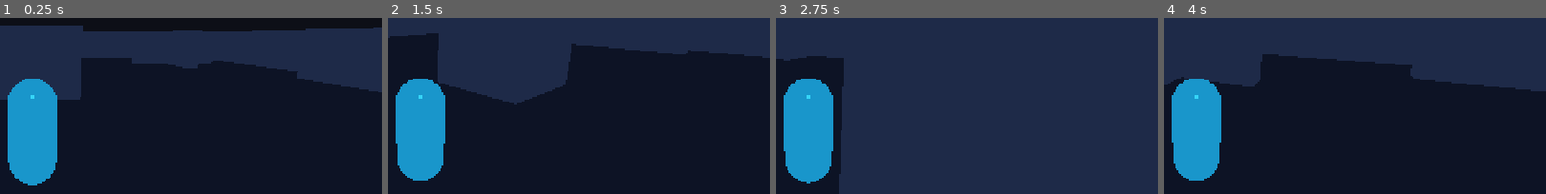
Above: before the commit, frames 1-4 (left to right).
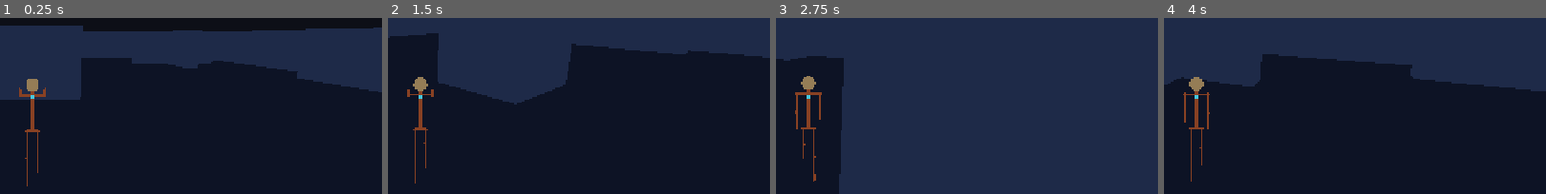
Above: after the commit, the same moments.

Repository: TCOTC/stick-skirmish
Game: Godot game, scene res://scenes/main.tscn
Same seed, same stepped clock (60 frames per second), same inputs: the game is played once before the commit and once after it.
Inputs (mouse positions are % of the whole screen's width and height, from its top left):
- Up to frame 1 (0.25 s): no input
- Up to frame 2 (1.5 s): move the mouse to (72, 33) at 0.52 s; hold D (move_right) 0.53-1.28 s; right-click (72, 33) at 0.6 s; click (72, 33) at 0.67 s; tap Space (jump) at 0.77 s; move the mouse to (45, 40) at 1.27 s; hold W (move_forward) from 1.28 s (still down); tap Shift (dash) at 1.35 s
- Up to frame 3 (2.75 s): keep holding W (move_forward); tap Space (jump) at 1.52 s; move the mouse to (52, 37) at 2.02 s; click (52, 37) at 2.1 s
- Up to frame 4 (4 s): keep holding W (move_forward); move the mouse to (49, 41) at 2.77 s; right-click (49, 41) at 2.85 s; click (49, 41) at 2.92 s; tap Space (jump) at 3.02, 3.77 s; move the mouse to (57, 41) at 3.52 s; tap Shift (dash) at 3.6 s
The pictures show only the part of the screen within x 46-96%, y 17-67%; the shares and areas given below are measured in that part.

The runs differ from the first frame. In frame 1, 7.0% of the frame differs, in the area x 2-15%, y 34-96%; in frame 2, 6.7%; in frame 3, 6.9%; in frame 4, 6.7%.

Commit message:
火柴人角色：骨骼绑定的走路 / 跳跃动画 + 两套样式
角色换成骨骼绑定的火柴人（scripts/stick_figure.gd）：Skeleton3D 承载 12 根骨骼，
每根骨头由 BoneAttachment3D 挂网格，旋转骨骼就是摆动肢体。替身也用同一个组件，
只是样式序号按对方的进入顺序取。碰撞胶囊保持原样，只换了外观。

身体必须是**连成一体**的。只把四肢做成各自独立的竖杆，画面上会得到
"头浮在躯干上方、手臂和腿是与躯干平行的两根悬空细杆"的角色。所以除了竖杆还有：

- 骨盆横杆：把两条大腿接到躯干下端
- 肩横杆：把两条手臂接到躯干上端
- 关节球 8 个：填住两段圆柱转动时裂开的 V 形缝（肩、肘、髋、膝）

动画按移动速度直接算骨骼角度，不用 AnimationPlayer：步态需要随速度连续变化
（走得快摆幅就大），用轨道资源是先量化再插值，反而更绕；而且轨道路径写错了
不会报错，只是不生效，很难发现。摆幅取自水平速度，所以慢走与快跑是连续过渡的，
停住后摆幅衰减到 0 回到直立。

两套样式按**进入房间的顺序**分配：中继下发的编号是全局递增的，所以同一房间内
编号的大小关系就是先后顺序；把已知编号排序，各自的位次就是样式序号，
两个客户端算出来必然一致。

  ember  橙红，细杆较粗，球形头
  frost  青蓝，细杆较细，方形头，多一条胸前横带

头部前方有一个小朝向标记方块——火柴人的杆是轴对称的，没有它就分不出面朝哪边。

途中踩到并修掉的坑（都记进了文档）：

- Skeleton3D 的 rest 与 pose 是两回事。add_bone() 把两者都设成单位矩阵，
  set_bone_rest() 只改 rest，而 BoneAttachment3D 跟随的是 pose。只设 rest 时
  所有骨头堆在骨骼原点，角色缩成一团（实测头在 1.04 米、脚在 0.70 米），
  而骨骼数量、网格数量、关节角度全都"正常"，只有实际位置暴露得出来。
- 同一根骨头只留一个 BoneAttachment3D。每个网格各建一个时，同一骨骼的多个附件
  会在按骨骼统计网格时彼此覆盖，节点数也平白翻倍。
- Y 方向约定：躯干从骨盆向上长，四肢从骨骼原点向下垂。偏移符号写反不报错，
  只是那一段挂到身体外面——实测躯干杆跑到骨盆下方、胸前横带横架在两条大腿上。
- spine 的原点与 hips 重合（都在骨盆），这样前倾围绕骨盆转；原点若在躯干中段，
  前倾时下半截会向后甩，与骨盆、大腿之间裂开约 3.5 厘米的缝。

自检见 tools/stick-check.gd（27 项，结构、相接、件数都对两套样式各验一遍）。

Diff:
--- a/scenes/main.tscn
+++ b/scenes/main.tscn
@@ -15,13 +15,6 @@
 radius = 0.4
 height = 1.8
 
-[sub_resource type="CapsuleMesh" id="CapsuleMesh_1"]
-radius = 0.4
-height = 1.8
-
-[sub_resource type="StandardMaterial3D" id="StandardMaterial3D_1"]
-albedo_color = Color(0.23, 0.88, 1, 1)
-
 [node name="Main" type="Node3D"]
 
 [node name="WorldEnvironment" type="WorldEnvironment" parent="."]
@@ -37,11 +30,6 @@
 [node name="Player" type="CharacterBody3D" parent="." groups=["player"]]
 transform = Transform3D(1, 0, 0, 0, 1, 0, 0, 0, 1, 0, 1, 9)
 script = ExtResource("2_player")
-
-[node name="Body" type="MeshInstance3D" parent="Player"]
-transform = Transform3D(1, 0, 0, 0, 1, 0, 0, 0, 1, 0, 0.9, 0)
-mesh = SubResource("CapsuleMesh_1")
-material_override = SubResource("StandardMaterial3D_1")
 
 [node name="Shape" type="CollisionShape3D" parent="Player"]
 transform = Transform3D(1, 0, 0, 0, 1, 0, 0, 0, 1, 0, 0.9, 0)
--- a/scripts/net.gd
+++ b/scripts/net.gd
@@ -21,13 +21,11 @@
 
 const SPAWN_Z := 9.0
 const SPAWN_X_OFFSET := 3.0
-
-const AVATAR_COLORS: Array[Color] = [
-	Color(0.95, 0.45, 0.30),
-	Color(0.35, 0.85, 0.45),
-	Color(0.95, 0.80, 0.30),
-	Color(0.65, 0.45, 0.95),
-]
+# 替身判定为“在地面上”的高度阈值。场地是平的，脚底 y 约为 0，跳跃时才会明显抬高。
+const GROUND_Y_MAX := 0.3
+
+# 用 preload 而不是全局类名：headless 与 --script 模式不会写 .godot 里的全局类缓存。
+const StickFigureScript := preload("res://scripts/stick_figure.gd")
 
 var my_id := 0
 var connected := false
@@ -42,10 +40,14 @@
 var _hud: CanvasLayer = null
 var _acc := 0.0
 var _pub_at := 0.0
-# 远端玩家：编号 → {pos: Vector3, yaw: float, at: float}
+# 自己的样式序号（按进入房间的顺序，0 是第一个进来的）
+var _my_rank := 0
+# 远端玩家：编号 → {pos, yaw, at, speed, grounded}
 var _targets: Dictionary = {}
-# 编号 → 替身节点
+# 编号 → 替身火柴人
 var _avatars: Dictionary = {}
+# 编号 → 已应用的样式序号（变了才重建外观）
+var _avatar_ranks: Dictionary = {}
 
 
 func _ready() -> void:
@@ -143,6 +145,7 @@
 	# 两个玩家都从 (0, 1, 9) 出生会完全重叠，按编号奇偶错开。
 	_player.global_position.x += SPAWN_X_OFFSET if (my_id % 2 == 0) else -SPAWN_X_OFFSET
 	print("[net] 出生点 ", _player.global_position)
+	_refresh_styles()
 
 
 func _find_player() -> Node3D:
@@ -171,36 +174,95 @@
 	if id == my_id or id <= 1:
 		return
 
+	var now := Time.get_ticks_msec() / 1000.0
 	var entry: Dictionary = _targets.get(id, {})
 	var first := entry.is_empty()
+
+	# 用两次收到的位置差算出速度，用来驱动替身的步态（平滑后的位置会掩盖真实速度）。
+	var speed := 0.0
+	var prev_at := float(entry.get("at", 0.0))
+	if prev_at > 0.0:
+		var moved: Vector3 = pos - (entry["pos"] as Vector3)
+		moved.y = 0.0
+		speed = moved.length() / maxf(0.001, now - prev_at)
+
 	entry["pos"] = pos
 	entry["yaw"] = yaw
-	entry["at"] = Time.get_ticks_msec() / 1000.0
+	entry["at"] = now
+	entry["speed"] = speed
+	entry["grounded"] = pos.y < GROUND_Y_MAX
 	_targets[id] = entry
 
 	if first:
 		print("[net] 见到玩家 ", id)
 		_avatars[id] = _make_avatar(id, pos, yaw)
-
-
-func _make_avatar(id: int, pos: Vector3, yaw: float) -> MeshInstance3D:
-	var mesh_inst := MeshInstance3D.new()
-	var capsule := CapsuleMesh.new()
-	capsule.radius = 0.4
-	capsule.height = 1.8
-	mesh_inst.mesh = capsule
-
-	var mat := StandardMaterial3D.new()
-	mat.albedo_color = AVATAR_COLORS[id % AVATAR_COLORS.size()]
-	mesh_inst.material_override = mat
+		_refresh_styles()
+
+
+## 替身也是火柴人：脚底对齐玩家原点，所以位置不加偏移。
+func _make_avatar(id: int, pos: Vector3, yaw: float) -> Node3D:
+	var avatar: Node3D = StickFigureScript.new()
+	avatar.name = "Remote%d" % id
 
 	var scene := get_tree().current_scene
 	if scene == null:
 		scene = self
-	scene.add_child(mesh_inst)
-	mesh_inst.global_position = pos + Vector3(0.0, 0.9, 0.0)
-	mesh_inst.rotation.y = yaw
-	return mesh_inst
+	scene.add_child(avatar)
+	avatar.global_position = pos
+	avatar.rotation.y = yaw
+	return avatar
+
+
+## 样式按“进入房间的顺序”分配。
+##
+## 中继下发的编号是全局递增的，所以同一房间内编号的大小关系就是先后顺序。
+## 把已知编号排序，各自的位次就是它的序号——两个客户端算出来的结果一致。
+func _refresh_styles() -> void:
+	var ids := _known_ids()
+	ids.sort()
+
+	for id in _targets:
+		var rank := ids.find(id)
+		if rank < 0:
+			rank = 0
+		if int(_avatar_ranks.get(id, -1)) == rank:
+			continue
+		_avatar_ranks[id] = rank
+		var avatar: Node3D = _avatars.get(id)
+		if avatar != null:
+			avatar.apply_style(rank)
+
+	var my_rank := ids.find(my_id)
+	if my_rank < 0:
+		my_rank = 0
+	if my_rank != _my_rank:
+		_my_rank = my_rank
+		_apply_my_style()
+
+
+func _apply_my_style() -> void:
+	var figure := _my_figure()
+	if figure != null:
+		figure.apply_style(_my_rank)
+
+
+func _my_figure() -> Node:
+	if _player == null:
+		_player = _find_player()
+	if _player == null:
+		return null
+	return _player.get_node_or_null("Figure")
+
+
+## 自己 + 所有已知对端的编号。
+func _known_ids() -> Array:
+	var ids: Array = []
+	if my_id > 0:
+		ids.append(my_id)
+	for id in _targets:
+		if not ids.has(id):
+			ids.append(id)
+	return ids
 
 
 func _expire_peers() -> void:
@@ -211,25 +273,31 @@
 	for id in _targets:
 		if now - float(_targets[id]["at"]) > PEER_TIMEOUT:
 			gone.append(id)
+	if gone.is_empty():
+		return
 	for id in gone:
 		_targets.erase(id)
+		_avatar_ranks.erase(id)
 		var avatar = _avatars.get(id)
 		if avatar != null:
 			avatar.queue_free()
 		_avatars.erase(id)
 		print("[net] 玩家 ", id, " 超时离开")
+	_refresh_styles()
 
 
 func _smooth_avatars(delta: float) -> void:
 	var weight := 1.0 - exp(-SMOOTH_RATE * delta)
 	for id in _targets:
-		var avatar = _avatars.get(id)
+		var avatar: Node3D = _avatars.get(id)
 		if avatar == null:
 			continue
 		var entry: Dictionary = _targets[id]
-		var target: Vector3 = entry["pos"] + Vector3(0.0, 0.9, 0.0)
-		avatar.global_position = avatar.global_position.lerp(target, weight)
+		avatar.global_position = avatar.global_position.lerp(entry["pos"], weight)
 		avatar.rotation.y = lerp_angle(avatar.rotation.y, float(entry["yaw"]), weight)
+		avatar.animate(
+			float(entry.get("speed", 0.0)), bool(entry.get("grounded", true)), delta
+		)
 
 
 ## 界面文字一律用英文：Godot 默认字体不含中日韩字形，中文会显示成空白方块。
@@ -245,21 +313,49 @@
 		_label.add_theme_color_override("font_color", Color(0.72, 0.86, 1.0))
 		_hud.add_child(_label)
 
-	var text := "room=%s  me=%d  %s" % [room, my_id, status]
+	var text := "room=%s  me=%d  rank=%d  %s" % [room, my_id, _my_rank, status]
 	if connected and not _targets.is_empty():
 		text += "  others=%s" % str(_targets.keys())
 	_label.text = text
 
 
-## 供 tools/net-probe-check.mjs 读取，方便自动化验证"两边都看见了对方"。
+## 供 tools/net-probe-check.mjs 读取，方便自动化验证"两边都看见了对方"以及样式分配。
+## 关节角度也一并输出：试着走动时可以看到这两个数在变，能区分"角色在动"与"腿部在摆"。
 func _publish() -> void:
+	var ranks := {}
+	for id in _avatar_ranks:
+		ranks[str(id)] = _avatar_ranks[id]
+
+	var figure_info := {}
+	var figure := _my_figure()
+	if figure != null:
+		figure_info = {
+			"style": _style_name(_my_rank),
+			"legAngle": snappedf(figure.bone_angle("upper_leg_l"), 0.001),
+			"armAngle": snappedf(figure.bone_angle("upper_arm_l"), 0.001),
+		}
+
+	var pos := Vector3.ZERO
+	if _player != null:
+		pos = _player.global_position
+
 	var snapshot := {
 		"room": room,
 		"url": url,
 		"myId": my_id,
+		"myRank": _my_rank,
+		"myStyle": _style_name(_my_rank),
 		"connected": connected,
 		"status": status,
 		"peers": _targets.keys(),
+		"peerRanks": ranks,
 		"avatars": _avatars.size(),
+		"figure": figure_info,
+		"pos": [snappedf(pos.x, 0.01), snappedf(pos.y, 0.01), snappedf(pos.z, 0.01)],
 	}
 	JavaScriptBridge.eval("window.__netstat = " + JSON.stringify(snapshot))
+
+
+func _style_name(rank: int) -> String:
+	var styles: Array = StickFigureScript.STYLES
+	return str(styles[((rank % styles.size()) + styles.size()) % styles.size()]["name"])
--- a/scripts/player.gd
+++ b/scripts/player.gd
@@ -17,20 +17,35 @@
 
 const MOVE_ACTIONS := ["move_forward", "move_back", "move_left", "move_right", "jump"]
 
+# 用 preload 而不是全局类名：headless 与 --script 模式不会写 .godot 里的全局类缓存。
+const StickFigureScript := preload("res://scripts/stick_figure.gd")
+
 var _pitch: float = -0.22
 var _gravity: float = 24.0
 # 是否处于"正在操作"状态。判定标准就是鼠标是否被锁定：
 # 光标还露在外面（还没点进游戏，或者刚按了 Esc）就不该能操作。
 var _input_active := false
 
+## 火柴人外观。样式（两套之一）由 net.gd 按进入房间的顺序决定。
+var figure: StickFigureScript = null
+
 
 func _ready() -> void:
 	_ensure_actions()
 	_gravity = float(ProjectSettings.get_setting("physics/3d/default_gravity", 9.8))
 	_arm.rotation.x = _pitch
+	_build_figure()
 	# 注意：不要在这里抢鼠标锁定。浏览器要求 pointer lock 必须由用户手势触发，
 	# 否则会抛 WrongDocumentError；玩家第一次点击时再接管（见 _unhandled_input）。
 	print("[player] ready pos=", global_position)
+
+
+## 外观用骨骼绑定的火柴人（见 stick_figure.gd），不再用胶囊网格。
+## 脚本节点的原点是脚底，与碰撞胶囊底部对齐，所以直接放在本地原点即可。
+func _build_figure() -> void:
+	figure = StickFigureScript.new()
+	figure.name = "Figure"
+	add_child(figure)
 
 
 func _unhandled_input(event: InputEvent) -> void:
@@ -81,6 +96,10 @@
 	velocity.z = dir.z * move_speed
 	move_and_slide()
 
+	# 步态用水平速度驱动：走快摆幅大、停下回直立、离地换空中姿势。
+	if figure != null:
+		figure.animate(Vector2(velocity.x, velocity.z).length(), is_on_floor(), delta)
+
 
 func _notification(what: int) -> void:
 	if what == NOTIFICATION_APPLICATION_FOCUS_OUT:
--- /dev/null
+++ b/scripts/stick_figure.gd
@@ -0,0 +1,401 @@
+class_name StickFigure
+extends Node3D
+## 火柴人角色：Skeleton3D 骨骼 + BoneAttachment3D 挂网格 + 程序化步态动画。
+##
+## 为什么用真正的 Skeleton3D 而不是一堆 Node3D 关节：每根骨头由 BoneAttachment3D 挂一个
+## 圆柱网格，旋转骨骼就是摆动肢体。这是 Godot 里骨骼绑定的正规做法，将来换成导入的模型
+## 或者改用 AnimationPlayer 轨道时，层级结构不用动。
+##
+## 【易错】rest 与 pose 是两回事。`add_bone()` 会把两者都设成单位矩阵，而 `set_bone_rest()`
+## 只改 rest。骨骼附件（BoneAttachment3D）跟随的是 **pose**（`get_bone_global_pose()`），
+## 所以只设 rest 的话所有骨头都堆在骨骼原点，整个角色缩成一团（曾踩过：头在 1.04 米、
+## 脚在 0.70 米，看起来只有头和一根躯干，手臂和腿全部重叠）。建骨时必须把 pose 一并设上。
+##
+## 动画为什么不用 AnimationPlayer：步态需要随移动速度连续变化（走得快摆幅就大），
+## 用轨道资源是先量化再插值，反而更绕；而且轨道路径写错了不会报错，只是不生效，很难发现。
+## 这里按相位直接算骨骼角度，参数集中在下方的常量里，方便调手感。
+##
+## 两套样式由 style_index 选择，按玩家进入房间的顺序分配（见 scripts/net.gd）。
+##
+## 身体是**连成一体**的：只把四肢做成各自独立的竖杆，手臂就会变成与躯干平行的两根
+## 悬空细杆、头也会浮在躯干上方（曾经就是这样）。所以除了竖杆，还需要：
+##   - 骨盆横杆：把两条腿连到躯干
+##   - 肩横杆：把两条手臂连到躯干
+##   - 关节球：肢体一转动，两段圆柱的接缝处会裂开一个 V 形缝，用小球填住
+##
+## 坐标约定：脚本节点的原点是**脚底**，与 CharacterBody3D 的碰撞胶囊底部对齐。
+
+## 细杆半径。火柴人靠“细线 + 关节”辨识，圆柱太粗就会连成一根管子，不像火柴。
+const STYLES: Array = [
+	{
+		"name": "ember",
+		"limb": Color(0.90, 0.42, 0.20),
+		"head": Color(0.98, 0.74, 0.42),
+		"radius": 0.021,
+		"head_shape": "sphere",
+		"head_size": 0.115,
+		"chest_band": false,
+	},
+	{
+		"name": "frost",
+		"limb": Color(0.22, 0.72, 0.92),
+		"head": Color(0.66, 0.94, 1.0),
+		"radius": 0.017,
+		"head_shape": "box",
+		"head_size": 0.105,
+		"chest_band": true,
+	},
+]
+
+const HIPS_HEIGHT := 0.93    # 髖骨高度（骨盆横杆与大腿根就在这里）
+const SPINE_LEN := 0.58      # 骨盆到肩
+const NECK_LEN := 0.09       # 肩到头底
+const UPPER_ARM_LEN := 0.30
+const LOWER_ARM_LEN := 0.28  # 手垂到髖部高度
+const UPPER_LEG_LEN := 0.46
+const LOWER_LEG_LEN := 0.44  # 脚离地 0.03
+const SHOULDER_X := 0.19
+const HIP_X := 0.09
+
+# [名称, 父名称, 相对父的 rest 位置]。父必须排在子之前。
+#
+# spine 的原点与 hips 重合（都放在骨盆），不是为了省节点，而是让躯干前倾围绕**骨盆**旋转：
+# 原点若设在躯干中段，前倾时下半截会向后甩，与骨盆、大腿之间裂开约 3.5 厘米的缝。
+const BONES: Array = [
+	["hips", "", Vector3(0.0, HIPS_HEIGHT, 0.0)],
+	["spine", "hips", Vector3(0.0, 0.0, 0.0)],
+	["neck", "spine", Vector3(0.0, SPINE_LEN, 0.0)],
+	["head", "neck", Vector3(0.0, NECK_LEN, 0.0)],
+	["upper_arm_l", "neck", Vector3(SHOULDER_X, 0.0, 0.0)],
+	["lower_arm_l", "upper_arm_l", Vector3(0.0, -UPPER_ARM_LEN, 0.0)],
+	["upper_arm_r", "neck", Vector3(-SHOULDER_X, 0.0, 0.0)],
+	["lower_arm_r", "upper_arm_r", Vector3(0.0, -UPPER_ARM_LEN, 0.0)],
+	["upper_leg_l", "hips", Vector3(HIP_X, 0.0, 0.0)],
+	["lower_leg_l", "upper_leg_l", Vector3(0.0, -UPPER_LEG_LEN, 0.0)],
+	["upper_leg_r", "hips", Vector3(-HIP_X, 0.0, 0.0)],
+	["lower_leg_r", "upper_leg_r", Vector3(0.0, -UPPER_LEG_LEN, 0.0)],
+]
+
+# 竖杆：[骨骼, 网格中心相对骨骼的位置, 长度, 半径系数]
+# 方向约定：**躯干从骨盆向上长（+Y），四肢从骨骼原点向下垂（-Y）**。
+# 符号写反不会报错，只是那一段会挂到身体外面去——自检里的相接检查就是为了抓这个。
+const SEGMENTS: Array = [
+	["spine", Vector3(0.0, SPINE_LEN * 0.5, 0.0), SPINE_LEN, 1.15],
+	["neck", Vector3(0.0, 0.055, 0.0), 0.11, 0.90],
+	["upper_arm_l", Vector3(0.0, -UPPER_ARM_LEN * 0.5, 0.0), UPPER_ARM_LEN, 0.85],
+	["lower_arm_l", Vector3(0.0, -LOWER_ARM_LEN * 0.5, 0.0), LOWER_ARM_LEN, 0.75],
+	["upper_arm_r", Vector3(0.0, -UPPER_ARM_LEN * 0.5, 0.0), UPPER_ARM_LEN, 0.85],
+	["lower_arm_r", Vector3(0.0, -LOWER_ARM_LEN * 0.5, 0.0), LOWER_ARM_LEN, 0.75],
+	["upper_leg_l", Vector3(0.0, -UPPER_LEG_LEN * 0.5, 0.0), UPPER_LEG_LEN, 0.95],
+	["lower_leg_l", Vector3(0.0, -LOWER_LEG_LEN * 0.5, 0.0), LOWER_LEG_LEN, 0.85],
+	["upper_leg_r", Vector3(0.0, -UPPER_LEG_LEN * 0.5, 0.0), UPPER_LEG_LEN, 0.95],
+	["lower_leg_r", Vector3(0.0, -LOWER_LEG_LEN * 0.5, 0.0), LOWER_LEG_LEN, 0.85],
+]
+
+# 横杆：[骨骼, 相对位置, 长度, 半径系数]。它们是把四肢接上躯干的关键。
+const CROSS_BARS: Array = [
+	["hips", Vector3.ZERO, HIP_X * 2.0 + 0.04, 1.00],           # 骨盆：连两条腿
+	["neck", Vector3.ZERO, SHOULDER_X * 2.0 + 0.06, 0.95],     # 肩：连两条手臂
+]
+
+# 关节球：[骨骼, 相对位置, 半径系数]。填住两段圆柱转动时裂开的 V 形缝。
+const JOINTS: Array = [
+	["upper_arm_l", Vector3.ZERO, 1.35],
+	["lower_arm_l", Vector3.ZERO, 1.20],
+	["upper_arm_r", Vector3.ZERO, 1.35],
+	["lower_arm_r", Vector3.ZERO, 1.20],
+	["upper_leg_l", Vector3.ZERO, 1.30],
+	["lower_leg_l", Vector3.ZERO, 1.20],
+	["upper_leg_r", Vector3.ZERO, 1.30],
+	["lower_leg_r", Vector3.ZERO, 1.20],
+]
+
+# --- 步态参数（弧度） -------------------------------------------------------
+const STEP_FREQ_BASE := 5.5      # 刚起步时的步频（弧度/秒）
+const STEP_FREQ_PER_SPEED := 0.85 # 每快 1 m/s 追加的步频
+const STEP_SPEED_FULL := 5.0     # 达到多少 m/s 时摆幅到最大
+const STEP_AMP_MIN := 0.30
+const LEG_SWING := 0.62
+const KNEE_BEND := 0.80
+const ARM_SWING := 0.50
+const ELBOW_BEND := 0.32
+const TORSO_LEAN := 0.12
+const BOB := 0.035
+const AMP_RATE := 3.5            # 摆幅增减速度
+const AIR_BLEND_RATE := 7.0      # 地面/空中姿态的过渡速度
+const WALK_THRESHOLD := 0.4      # 低于这个速度算站着
+
+# --- 空中姿态 ---------------------------------------------------------------
+const AIR_LEG_L := 0.55
+const AIR_LEG_R := -0.30
+const AIR_KNEE_L := -1.00
+const AIR_KNEE_R := -0.50
+const AIR_ARM := -1.90
+const AIR_ELBOW := 0.45
+const AIR_LEAN := 0.18
+
+var style_index := 0
+
+var _skeleton: Skeleton3D = null
+var _bones: Dictionary = {}
+var _limb_mat: StandardMaterial3D = null
+var _head_mat: StandardMaterial3D = null
+var _phase := 0.0
+var _amp := 0.0
+var _air := 0.0
+var _built := false
+
+
+func _ready() -> void:
+	build()
+
+
+func build() -> void:
+	if _built:
+		return
+	_built = true
+	_rebuild()
+
+
+## 按进入房间的顺序选样式。序号是取模的，所以传进来多少都不会越界。
+func apply_style(index: int) -> void:
+	var count := STYLES.size()
+	style_index = ((index % count) + count) % count
+	if _built:
+		_rebuild()
+
+
+func style_name() -> String:
+	return str(STYLES[style_index]["name"])
+
+
+## 读取某根骨头当前的俯仰角（弧度），供自动化检查判断"关节到底动没动"。
+func bone_angle(bone_name: String) -> float:
+	var idx: int = _bones.get(bone_name, -1)
+	if idx < 0 or _skeleton == null:
+		return 0.0
+	return _skeleton.get_bone_pose_rotation(idx).get_euler().x
+
+
+func limb_color() -> Color:
+	return _limb_mat.albedo_color if _limb_mat != null else Color.BLACK
+
+
+func _rebuild() -> void:
+	# 先摘掉旧节点再重建：remove_child 立即生效，queue_free 只是延迟释放。
+	for child in get_children():
+		remove_child(child)
+		child.queue_free()
+	_bones.clear()
+
+	var style: Dictionary = STYLES[style_index]
+	_limb_mat = StandardMaterial3D.new()
+	_limb_mat.albedo_color = style["limb"]
+	_limb_mat.roughness = 0.6
+	_head_mat = StandardMaterial3D.new()
+	_head_mat.albedo_color = style["head"]
+	_head_mat.roughness = 0.5
+
+	_skeleton = Skeleton3D.new()
+	_skeleton.name = "Skeleton3D"
+	add_child(_skeleton)
+
+	for bone in BONES:
+		var bone_name: String = bone[0]
+		_skeleton.add_bone(bone_name)
+		var idx := _skeleton.get_bone_count() - 1
+		var parent_name: String = bone[1]
+		var parent_idx := -1
+		if parent_name != "":
+			parent_idx = int(_bones[parent_name])
+		_skeleton.set_bone_parent(idx, parent_idx)
+		# rest 与 pose 都要设：rest 是绑定姿势，pose 才是实际参与计算的那个。
+		var offset: Vector3 = bone[2]
+		_skeleton.set_bone_rest(idx, Transform3D(Basis(), offset))
+		_skeleton.set_bone_pose_position(idx, offset)
+		_skeleton.set_bone_pose_rotation(idx, Quaternion())
+		_bones[bone_name] = idx
+
+	var radius: float = style["radius"]
+	for seg in SEGMENTS:
+		_add_segment(seg[0], seg[1], seg[2], radius * float(seg[3]))
+
+	for bar in CROSS_BARS:
+		_add_bar(bar[0], bar[1], bar[2], radius * float(bar[3]))
+
+	for joint in JOINTS:
+		_add_joint(joint[0], joint[1], radius * float(joint[2]))
+
+	_add_head(style, radius)
+
+	if bool(style["chest_band"]):
+		_add_chest_band(radius)
+
+
+## 取某根骨头的附件节点，没有就建一个。
+##
+## 必须复用：每根骨头只留一个附件，同一骨头上的杆、横杆、关节球都挂在它下面。
+## 如果每个网格各建一个新附件，同一骨骼的附件会彼此覆盖（自检按骨骼统计网格时就会漏），
+## 而且节点数会平白翻倍。
+func _attach(bone_name: String) -> BoneAttachment3D:
+	for child in _skeleton.get_children():
+		if child is BoneAttachment3D and child.bone_name == bone_name:
+			return child
+	var attach := BoneAttachment3D.new()
+	# 先入树再设 bone_name：反过来的话 bone_idx 要等跑过一帧才解析出来。
+	_skeleton.add_child(attach)
+	attach.bone_name = bone_name
+	return attach
+
+
+## 横向的连接杆，把四肢接上躯干（圆柱默认沿 Y，转 90 度变成沿 X）。
+func _add_bar(bone_name: String, offset: Vector3, length: float, radius: float) -> void:
+	var mesh_inst := MeshInstance3D.new()
+	mesh_inst.name = "bar"
+	mesh_inst.mesh = _make_cylinder(length, radius)
+	mesh_inst.rotation.z = PI * 0.5
+	mesh_inst.position = offset
+	mesh_inst.material_override = _limb_mat
+	_attach(bone_name).add_child(mesh_inst)
+
+
+## 关节处的球，半径比相邻细杆略粗，用来填住肢体转动时裂开的缝。
+func _add_joint(bone_name: String, offset: Vector3, radius: float) -> void:
+	var mesh_inst := MeshInstance3D.new()
+	mesh_inst.name = "joint"
+	var sphere := SphereMesh.new()
+	sphere.radius = radius
+	sphere.height = radius * 2.0
+	sphere.radial_segments = 8
+	sphere.rings = 4
+	mesh_inst.mesh = sphere
+	mesh_inst.position = offset
+	mesh_inst.material_override = _limb_mat
+	_attach(bone_name).add_child(mesh_inst)
+
+
+func _make_cylinder(length: float, radius: float) -> CylinderMesh:
+	var cyl := CylinderMesh.new()
+	cyl.height = length
+	cyl.top_radius = radius
+	cyl.bottom_radius = radius
+	cyl.radial_segments = 6   # 细杆不需要圆滑，六边形够
+	cyl.rings = 1
+	return cyl
+
+
+func _add_segment(
+	bone_name: String, offset: Vector3, length: float, radius: float
+) -> void:
+	var mesh_inst := MeshInstance3D.new()
+	mesh_inst.name = "seg"
+	mesh_inst.mesh = _make_cylinder(length, radius)
+	mesh_inst.position = offset
+	mesh_inst.material_override = _limb_mat
+	_attach(bone_name).add_child(mesh_inst)
+
+
+func _add_head(style: Dictionary, radius: float) -> void:
+	var attach := _attach("head")
+
+	var head := MeshInstance3D.new()
+	head.name = "head"
+	var head_size: float = style["head_size"]
+	if str(style["head_shape"]) == "box":
+		var box := BoxMesh.new()
+		box.size = Vector3(head_size * 2.0, head_size * 2.0, head_size * 2.0)
+		head.mesh = box
+	else:
+		var sphere := SphereMesh.new()
+		sphere.radius = head_size
+		sphere.height = head_size * 2.0
+		sphere.radial_segments = 12
+		sphere.rings = 6
+		head.mesh = sphere
+	head.position = Vector3(0.0, head_size * 0.75, 0.0)   # 球底与颈杆重叠，头不会浮着
+	head.material_override = _head_mat
+	attach.add_child(head)
+
+	# 朝向标记：火柴人的杆是轴对称的，没有它就分不出面朝哪边。
+	var nose := MeshInstance3D.new()
+	nose.name = "nose"
+	var nose_box := BoxMesh.new()
+	var nose_size := head_size * 0.4
+	nose_box.size = Vector3(nose_size, nose_size, nose_size * 1.6)
+	nose.mesh = nose_box
+	nose.position = Vector3(0.0, head_size * 0.75, -head_size * 1.0)
+	nose.material_override = _limb_mat
+	attach.add_child(nose)
+
+
+## 样式 B 专属：胸前横带，让两套样式在远处也能一眼分开。
+## 注意符号：躯干从骨盆**向上**长，所以这里取正值（写成负值会落到膝盖上，曾踩过）。
+func _add_chest_band(radius: float) -> void:
+	_add_bar("spine", Vector3(0.0, SPINE_LEN * 0.62, 0.0), 0.30, radius * 0.9)
+
+
+## 每帧驱动步态。本机玩家传物理速度；替身传由收到的位置差分算出的速度。
+func animate(move_speed: float, grounded: bool, delta: float) -> void:
+	if _skeleton == null:
+		return
+
+	_air = move_toward(_air, 0.0 if grounded else 1.0, delta * AIR_BLEND_RATE)
+
+	var target_amp := 0.0
+	if grounded and move_speed > WALK_THRESHOLD:
+		target_amp = clampf(move_speed / STEP_SPEED_FULL, STEP_AMP_MIN, 1.0)
+	_amp = move_toward(_amp, target_amp, delta * AMP_RATE)
+
+	# 停下时摆幅衰减到 0，相位随之停住，姿态自然回到直立。
+	if _amp > 0.01:
+		_phase += delta * (STEP_FREQ_BASE + move_speed * STEP_FREQ_PER_SPEED)
+
+	var swing := sin(_phase)
+	var lift := absf(sin(_phase))
+
+	# 走路姿态。骨骼沿 -Y 向下延伸，所以 rotation.x 为正 = 末端向前摆。
+	var leg_l := swing * LEG_SWING * _amp
+	var leg_r := -swing * LEG_SWING * _amp
+	# 膝盖只能向后弯（负值），而且弯在“蹬地之后收腿”的摆动期：
+	# sin(_phase) 为负就是腿在后半程，用 min(0, sin) 取到这一段。
+	var knee_l := minf(0.0, swing) * KNEE_BEND * _amp
+	var knee_r := minf(0.0, -swing) * KNEE_BEND * _amp
+	var arm_l := -swing * ARM_SWING * _amp
+	var arm_r := swing * ARM_SWING * _amp
+	var elbow := ELBOW_BEND * _amp
+	var bob := lift * BOB * _amp
+	# 躯干朝 +Y 延伸，rotation.x 为正 = 向后倒，所以前倾取负。
+	var lean := -TORSO_LEAN * _amp
+
+	# 空中姿态
+	leg_l = lerpf(leg_l, AIR_LEG_L, _air)
+	leg_r = lerpf(leg_r, AIR_LEG_R, _air)
+	knee_l = lerpf(knee_l, AIR_KNEE_L, _air)
+	knee_r = lerpf(knee_r, AIR_KNEE_R, _air)
+	arm_l = lerpf(arm_l, AIR_ARM, _air)
+	arm_r = lerpf(arm_r, AIR_ARM, _air)
+	elbow = lerpf(elbow, AIR_ELBOW, _air)
+	bob = lerpf(bob, 0.0, _air)
+	lean = lerpf(lean, -AIR_LEAN, _air)
+
+	_set_rot("upper_leg_l", leg_l)
+	_set_rot("upper_leg_r", leg_r)
+	_set_rot("lower_leg_l", knee_l)
+	_set_rot("lower_leg_r", knee_r)
+	_set_rot("upper_arm_l", arm_l)
+	_set_rot("upper_arm_r", arm_r)
+	_set_rot("lower_arm_l", elbow)
+	_set_rot("lower_arm_r", elbow)
+	_set_rot("spine", lean)
+	_set_rot("hips", 0.0)
+
+	var hips_idx: int = _bones.get("hips", -1)
+	if hips_idx >= 0:
+		_skeleton.set_bone_pose_position(hips_idx, Vector3(0.0, HIPS_HEIGHT + bob, 0.0))
+
+
+func _set_rot(bone_name: String, x: float) -> void:
+	var idx: int = _bones.get(bone_name, -1)
+	if idx < 0:
+		return
+	_skeleton.set_bone_pose_rotation(idx, Quaternion.from_euler(Vector3(x, 0.0, 0.0)))
Not shown: 1 places in scenes/main.tscn that only renumber resources
Not shown, added: scripts/stick_figure.gd.uid
